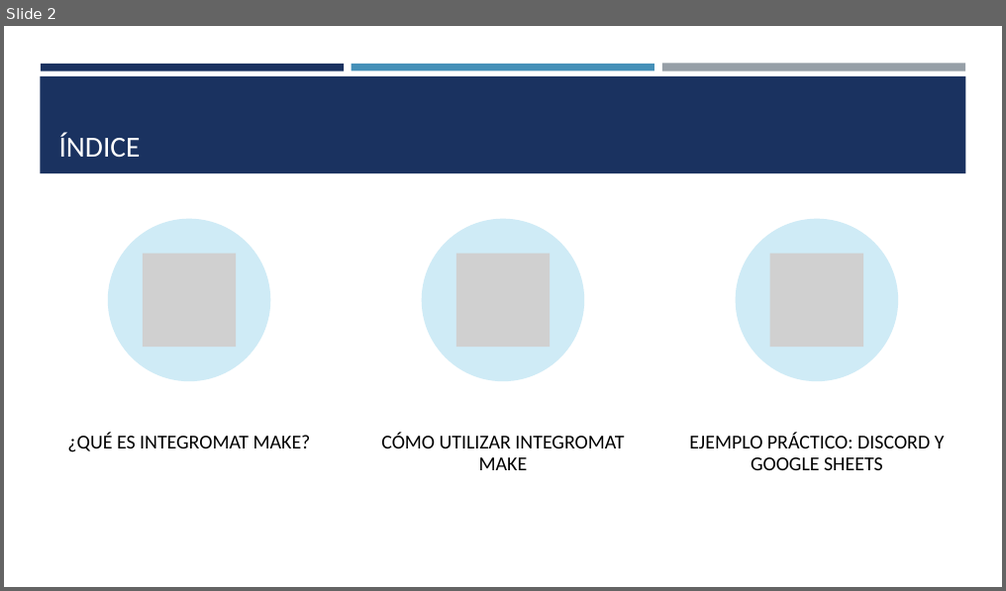
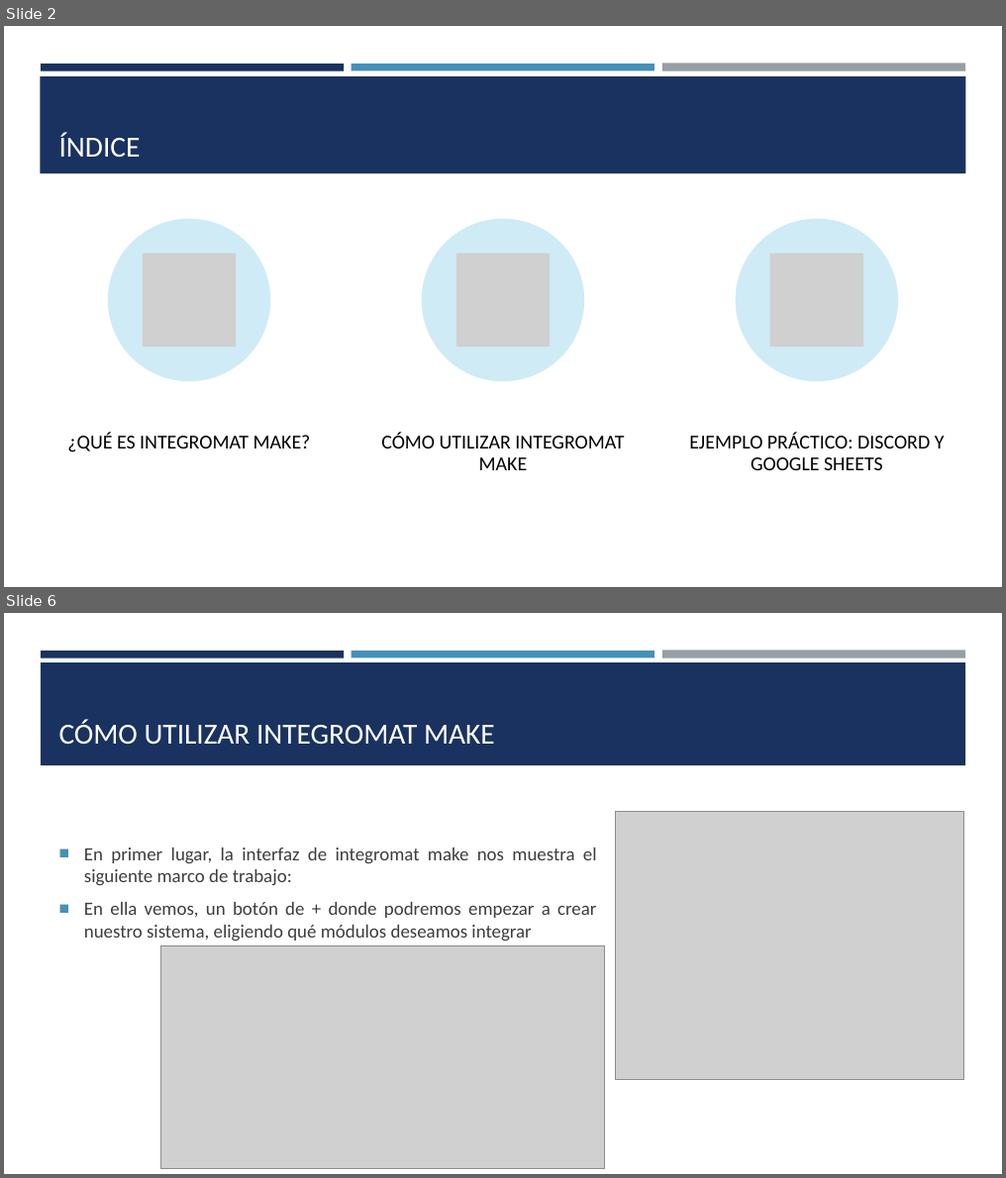
Before and after one commit to SaulRC1/Integracion-de-la-informacion-y-aplicaciones, a slide deck: Practicas/Practica 2 - Integromat Make/Herramienta Integromat Make - Juan Alberto Domínguez Vázquez Saúl Rodríguez Naranjo.pptx. Shown one above the other, each under a label of ours: slide 2 before the commit, slides 2 and 6 after it; the slides between them are not shown. The pictures are 1006x591 and 1006x1178 pixels, drawn with LibreOffice and Linux fonts; fonts in the diff are those of the drawing; grey boxes stand for pictures. Boxes give left, top, right and bottom in pixels: in the first picture for what was removed or moved away, otherwise in the second. Text is boxed around its words. In the diff, an @@ line names an element or a change of style, - is before the commit and + after.

Commit message:
Terminados apartados '¿Que es Integromat Make?' y 'Como utilizar Integromat Make'

```diff
--- a/Practicas/Practica 2 - Integromat Make/Herramienta Integromat Make - Juan Alberto Domínguez Vázquez Saúl Rodríguez Naranjo.pptx
+++ b/Practicas/Practica 2 - Integromat Make/Herramienta Integromat Make - Juan Alberto Domínguez Vázquez Saúl Rodríguez Naranjo.pptx
@@ slide 6 added at (4, 613, 1002, 1174), background #FFFFFF; not listed: 3 template elements that a slide beside it also shows @@
@@ rectangle added at (41, 663, 966, 765), fill #1A3260 @@
@@ title added at (59, 719, 495, 745), 28 pt, text #FFFFFF @@
+CÓMO UTILIZAR INTEGROMAT MAKE
@@ picture added at (615, 811, 964, 1080) @@
@@ text added at (84, 848, 597, 942), 18 pt, text #3D3D3D @@
+■ En primer lugar, la interfaz de integromat make nos muestra el siguiente marco de trabajo:
+■ En ella vemos, un botón de + donde podremos empezar a crear nuestro sistema, eligiendo qué módulos deseamos integrar
@@ picture added at (161, 946, 605, 1168) @@
```
Also in this commit, not shown: 3 slides changed, 7 other slides added.
